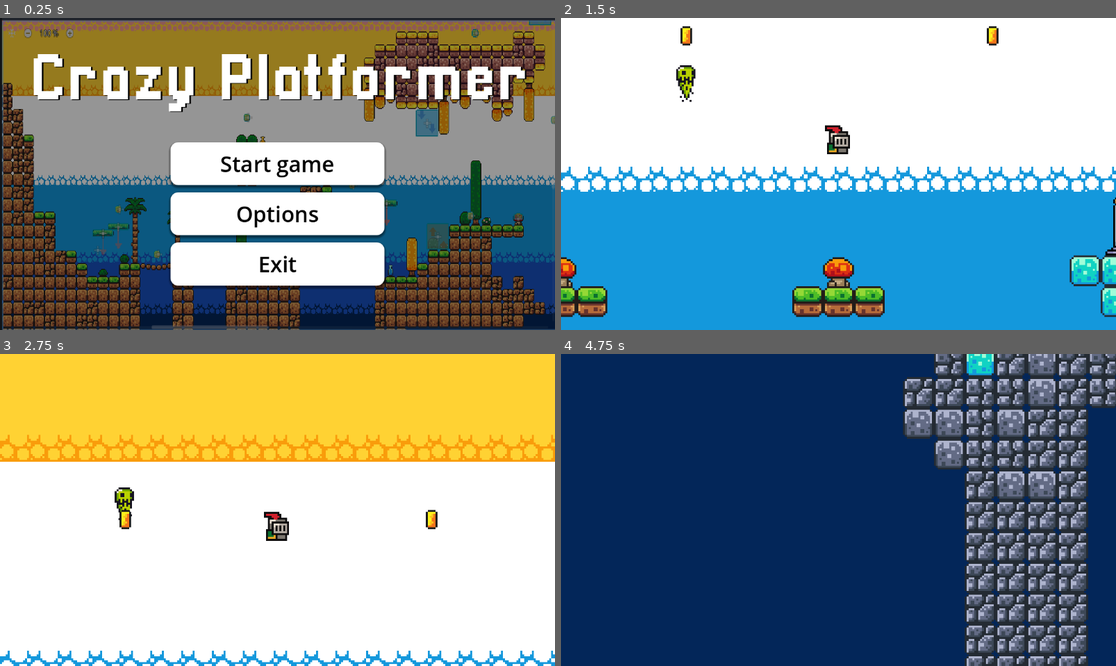
Above: before the commit, frames 1-4 (two rows, left to right).
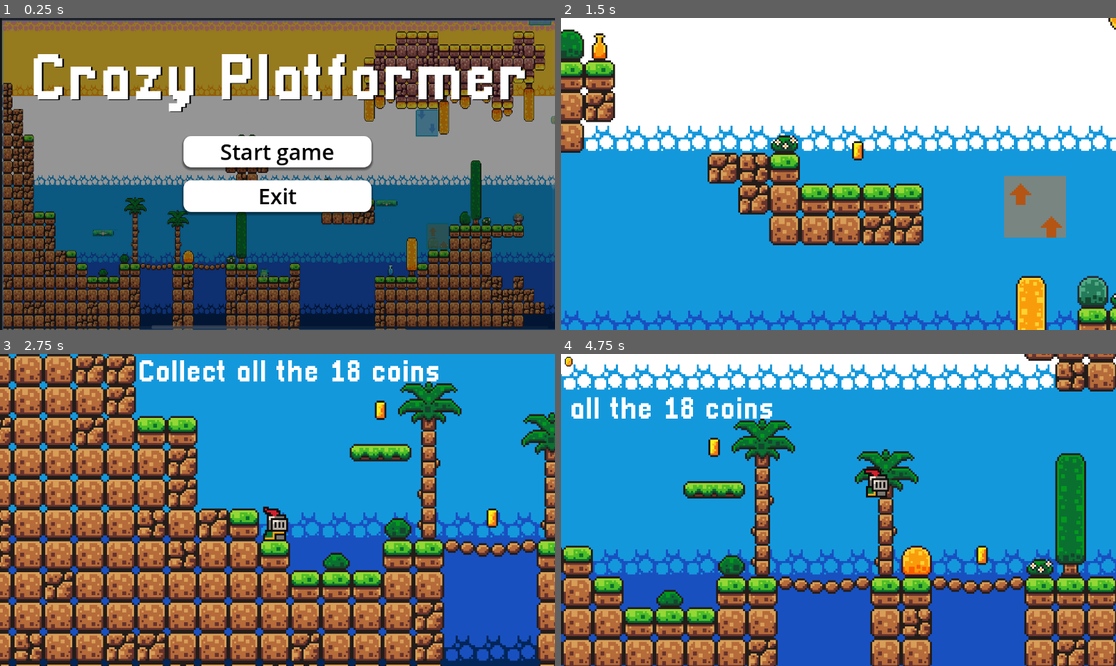
Above: after the commit, the same moments.

Repository: pigiped/PlatformerTrainingGodot-Ufficio
Game: Godot game, scene res://scenes/main_menu.tscn
Two runs of this game, one before a commit and one after it. Both use one fixed random seed, a clock stepped at 60 frames per second and the inputs below.
Inputs (mouse positions are in pixels of both pictures, inside the frame that each line leads up to):
- Up to frame 1 (0.25 s): no input
- Up to frame 2 (1.5 s): click (838, 214) at 0.5 s, where only the run before the commit has a clickable "Options"; click "Start game" at 1.25 s
- Up to frame 3 (2.75 s): hold Right (move_right) from 2.03 s (still down); hold F from 2.03 s (still down); tap Space (jump) at 2.27 s
- Up to frame 4 (4.75 s): release F at 2.78 s; tap F at 2.85, 4.35 s; tap Space (jump) at 3.02, 4.52 s; release Right (move_right) at 3.53 s; hold Left (move_left) 3.53-4.28 s; hold F 3.53-4.28 s; hold Right (move_right) from 4.28 s (still down)

The runs differ from the first frame. In frame 1, 14% of the frame differs, in the area x 1-87%, y 3-87%; in frame 2, 32%; in frame 3, 100%; in frame 4, 100%, in the area x 0-100%, y 0-100%.
Error before the commit: Invalid call. Nonexistent function '_get_player_pos' in base 'Node (game_manager.gd)'. (res://scripts/player.gd:48)
Error after the commit: Invalid call. Nonexistent function '_get_player_pos' in base 'Node (game_manager.gd)'. (res://scripts/player.gd:49)

Commit message:
beta testing changes 1/2

Diff:
--- a/scenes/coin.tscn
+++ b/scenes/coin.tscn
@@ -213,6 +213,7 @@
 
 [node name="PickupSound" type="AudioStreamPlayer2D" parent="."]
 stream = ExtResource("3_mlsgu")
+volume_db = -8.0
 bus = &"SFX"
 
 [node name="AnimationPlayer" type="AnimationPlayer" parent="PickupSound"]
--- a/scenes/game.tscn
+++ b/scenes/game.tscn
@@ -262,11 +262,12 @@
 }
 
 [sub_resource type="RectangleShape2D" id="RectangleShape2D_8ueai"]
-size = Vector2(155, 8)
+size = Vector2(172, 8)
 
 [node name="Game" type="Node2D"]
 
 [node name="Player" parent="." instance=ExtResource("1_uk2dr")]
+unique_name_in_owner = true
 position = Vector2(912, -60)
 
 [node name="Camera2D" type="Camera2D" parent="Player"]
@@ -287,7 +288,7 @@
 layer_0/name = "Background"
 layer_0/tile_data = PackedInt32Array(393208, 0, 15, 458744, 0, 15, 393209, 0, 15, 458745, 0, 15, 393210, 0, 15, 458746, …(209379 unchanged characters)…
 layer_1/name = "Mid"
-layer_1/tile_data = PackedInt32Array(131072, 0, 0, 131073, 0 …(61114 unchanged characters)… 056, 0, 1, -983055, 0, 1, -1048592, 0, 1)
+layer_1/tile_data = PackedInt32Array(131072, 0, 0, 131073, 0 …(61114 unchanged characters)… 056, 0, 1, -983055, 0, 1, -1048592, 0, 1, -196544, 393216, 2)
 layer_2/name = "Hidden"
 layer_2/tile_data = PackedInt32Array(524314, 786432, 0, 458778, 786432, 0, 524315, 851968, 0, 458779, 851968, 0)
 
@@ -365,7 +366,6 @@
 [node name="platforms" type="Node" parent="."]
 
 [node name="Platform" parent="platforms" instance=ExtResource("3_7sl2a")]
-position = Vector2(426, -37)
 
 [node name="AnimationPlayer" type="AnimationPlayer" parent="platforms/Platform"]
 libraries = {
@@ -480,7 +480,7 @@
 collision_mask = 2
 
 [node name="CollisionShape2D" type="CollisionShape2D" parent="checkpoint"]
-position = Vector2(-8.5, 34)
+position = Vector2(-17, 34)
 shape = SubResource("RectangleShape2D_8ueai")
 
 [node name="Sprite2D" type="Sprite2D" parent="checkpoint"]
--- a/scenes/main_menu.tscn
+++ b/scenes/main_menu.tscn
@@ -65,13 +65,13 @@
 anchor_top = 0.5
 anchor_right = 0.5
 anchor_bottom = 0.5
-offset_left = -222.0
-offset_top = -66.0
-offset_right = 222.0
-offset_bottom = 232.0
+offset_left = -195.0
+offset_top = -79.0
+offset_right = 195.0
+offset_bottom = 79.0
 grow_horizontal = 2
 grow_vertical = 2
-theme_override_constants/separation = 15
+theme_override_constants/separation = 27
 
 [node name="Button" type="Button" parent="VBoxContainer"]
 layout_mode = 2
@@ -86,20 +86,6 @@
 theme_override_styles/pressed = SubResource("StyleBoxFlat_xcqoo")
 theme_override_styles/normal = SubResource("StyleBoxFlat_8crpx")
 text = "Start game"
-
-[node name="Button2" type="Button" parent="VBoxContainer"]
-layout_mode = 2
-size_flags_vertical = 3
-theme_override_colors/font_hover_color = Color(0, 0, 0, 1)
-theme_override_colors/font_pressed_color = Color(0, 0, 0, 1)
-theme_override_colors/font_focus_color = Color(0, 0, 0, 1)
-theme_override_colors/font_color = Color(0, 0, 0, 1)
-theme_override_font_sizes/font_size = 45
-theme_override_styles/focus = SubResource("StyleBoxEmpty_ofe37")
-theme_override_styles/hover = SubResource("StyleBoxFlat_cy177")
-theme_override_styles/pressed = SubResource("StyleBoxFlat_xcqoo")
-theme_override_styles/normal = SubResource("StyleBoxFlat_8crpx")
-text = "Options"
 
 [node name="Button3" type="Button" parent="VBoxContainer"]
 layout_mode = 2
@@ -138,5 +124,4 @@
 vertical_alignment = 1
 
 [connection signal="pressed" from="VBoxContainer/Button" to="." method="_on_start_pressed"]
-[connection signal="pressed" from="VBoxContainer/Button2" to="." method="_on_settings_pressed"]
 [connection signal="pressed" from="VBoxContainer/Button3" to="." method="_on_exit_pressed"]
--- a/scripts/GUI.gd
+++ b/scripts/GUI.gd
@@ -19,6 +19,7 @@
 	if(score == 18):
 		Engine.time_scale = 0.5
 		await get_tree().create_timer(1).timeout
+		Input.set_mouse_mode(Input.MOUSE_MODE_VISIBLE)
 		get_tree().change_scene_to_file("res://scenes/game_over.tscn")
 
 func add_coin():
--- a/scripts/game_manager.gd
+++ b/scripts/game_manager.gd
@@ -1,7 +1,7 @@
 extends Node
 
-#var player_pos: Vector2i = Vector2i(-31,-31)
-var player_pos: Vector2i = Vector2i(912,-31)
+var player_pos: Vector2i = Vector2i(-31,-31)
+#var player_pos: Vector2i = Vector2i(912,-31)
 var checkpoint_player_pos: Vector2i = Vector2i(1100,-60)
 var deaths: int = 0
 var saved_score: int = 0
--- a/scripts/killzone.gd
+++ b/scripts/killzone.gd
@@ -1,13 +1,16 @@
 extends Area2D
 
+@onready var player: CharacterBody2D = %Player
 @onready var timer: Timer = $Timer
+@export var is_wold_edge: int
 
 func _on_body_entered(body: Node2D) -> void:
-	print("you died")
-	Engine.time_scale = 0.5
-	body.get_node("CollisionShape2D").queue_free()
-	timer.start()
-	GameManager._add_death()
+	if(is_wold_edge == 1 and player.gravityDirection == Vector2i.DOWN):
+		print("you died")
+		Engine.time_scale = 0.5
+		body.get_node("CollisionShape2D").queue_free()
+		timer.start()
+		GameManager._add_death()
 
 
 func _on_timer_timeout() -> void:
--- a/scripts/player.gd
+++ b/scripts/player.gd
@@ -12,6 +12,7 @@
 var slipness := false
 
 func _ready() -> void:
+	Input.set_mouse_mode(Input.MOUSE_MODE_HIDDEN)
 	SignalBus.connect("gravity_changed", _on_gravity_changed)
 	position = GameManager.player_pos
 
Binary file changed: assets/sprites/BackgroundTitle.PNG
